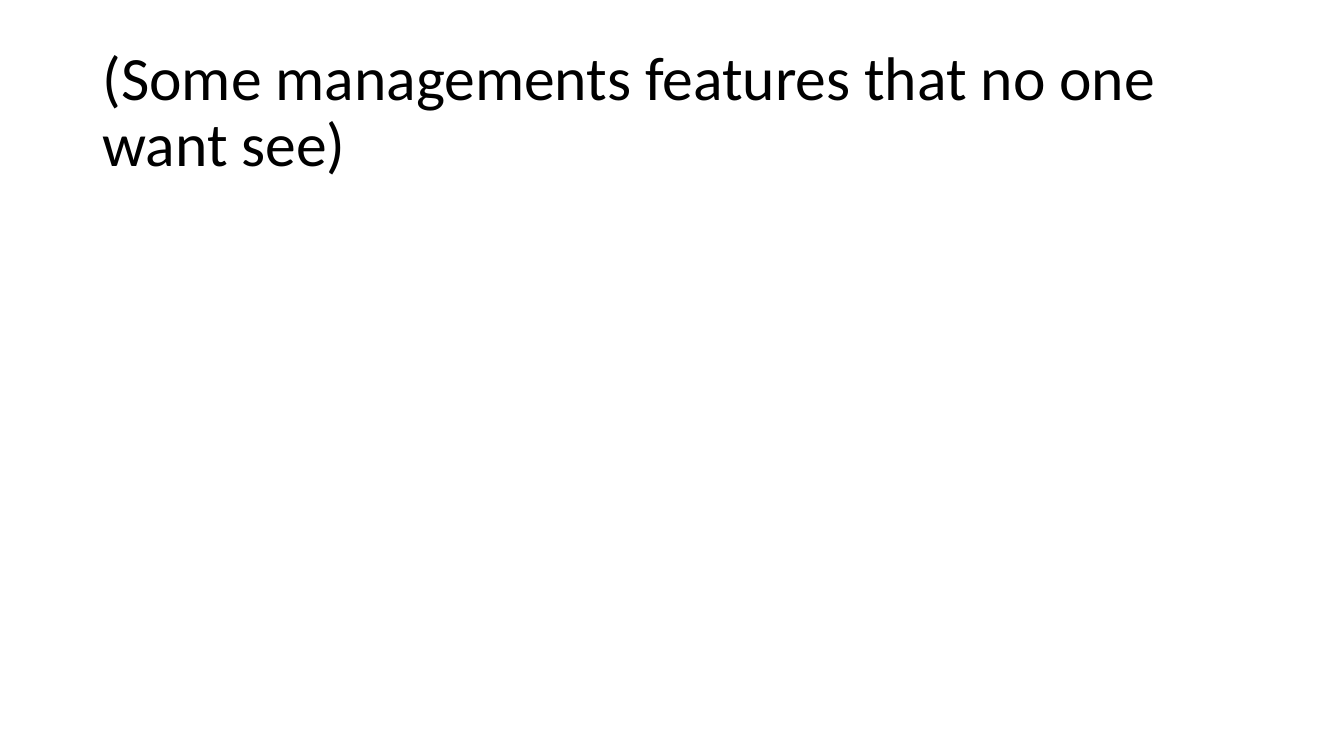
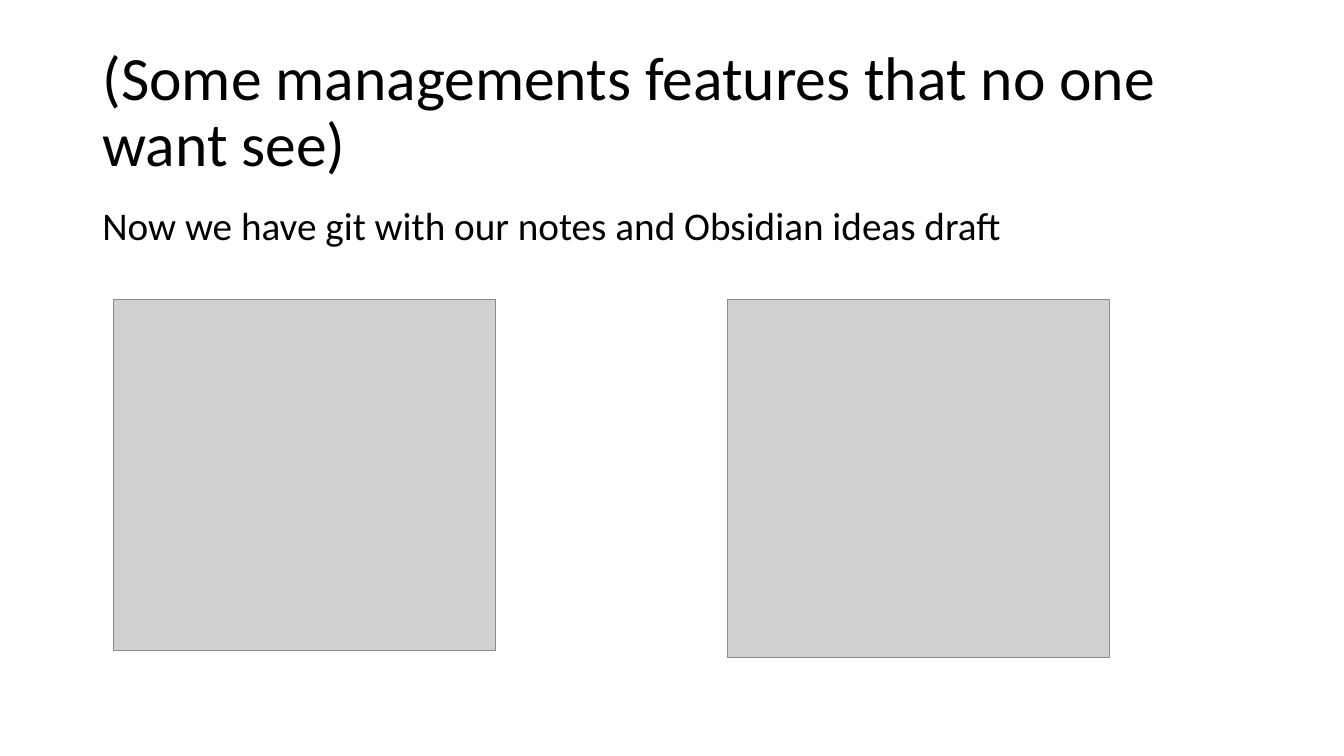
Before and after one commit to klpkw/S23-SLR, a slide deck: slide 11 of presentations/week 4/Week 4 - slr.pptx (slide 10 before the commit). Drawn at 1344x756 pixels with LibreOffice and Linux fonts; fonts in the diff are those of the drawing; grey boxes stand for pictures. Boxes give left, top, right and bottom in pixels: in the first picture for what was removed or moved away, otherwise in the second. Text is boxed around its words. In the diff, an @@ line names an element or a change of style, - is before the commit and + after.

```diff
--- a/presentations/week 4/Week 4 - slr.pptx
+++ b/presentations/week 4/Week 4 - slr.pptx
@@ text added at [102, 212, 1000, 247], 28 pt, text #000000 @@
+Now we have git with our notes and Obsidian ideas draft
@@ picture added at [114, 299, 496, 650] @@
@@ picture added at [728, 299, 1110, 657] @@
```
Also in this commit, not shown: 4 other slides changed, 1 slide added.
